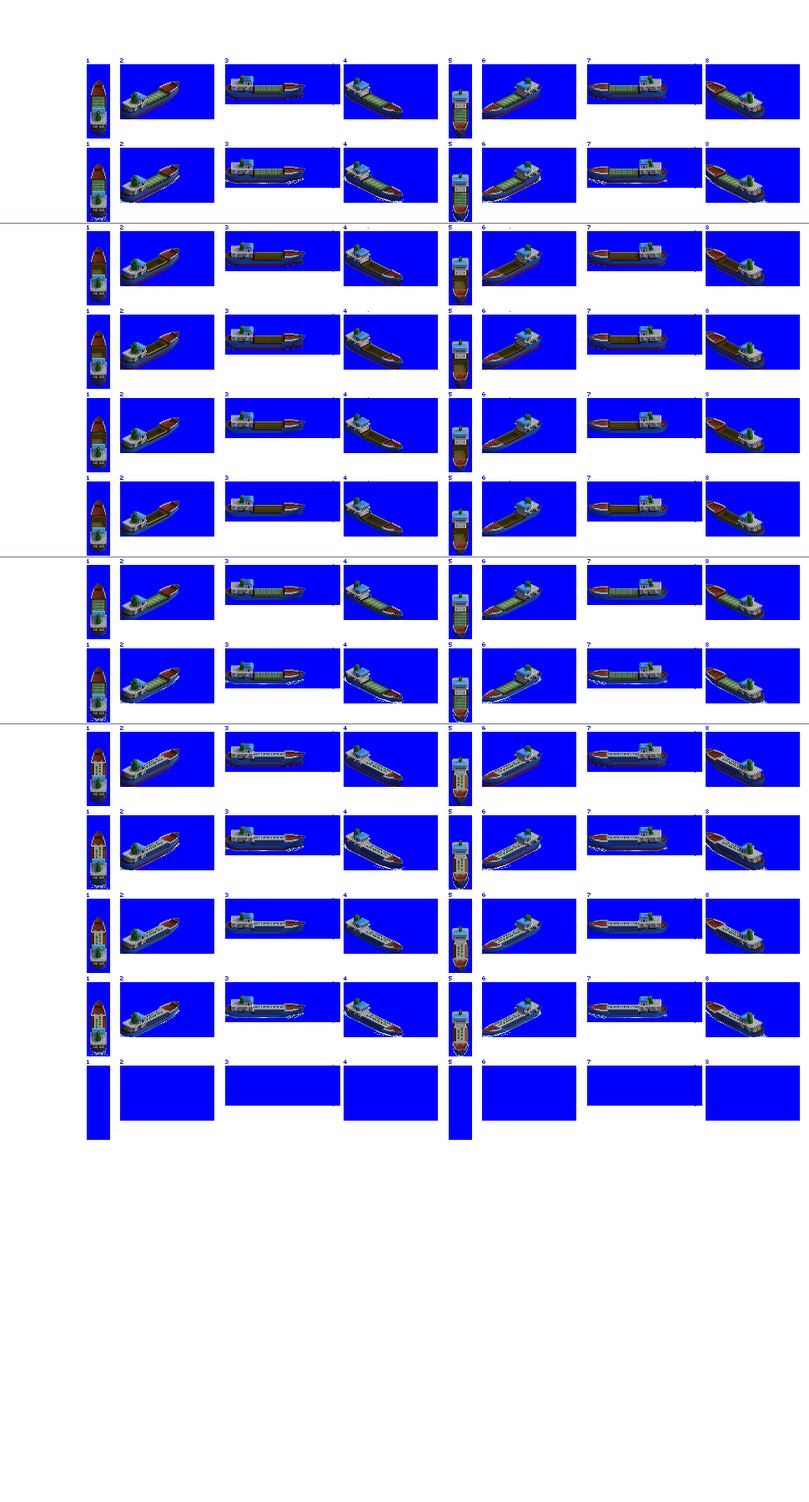
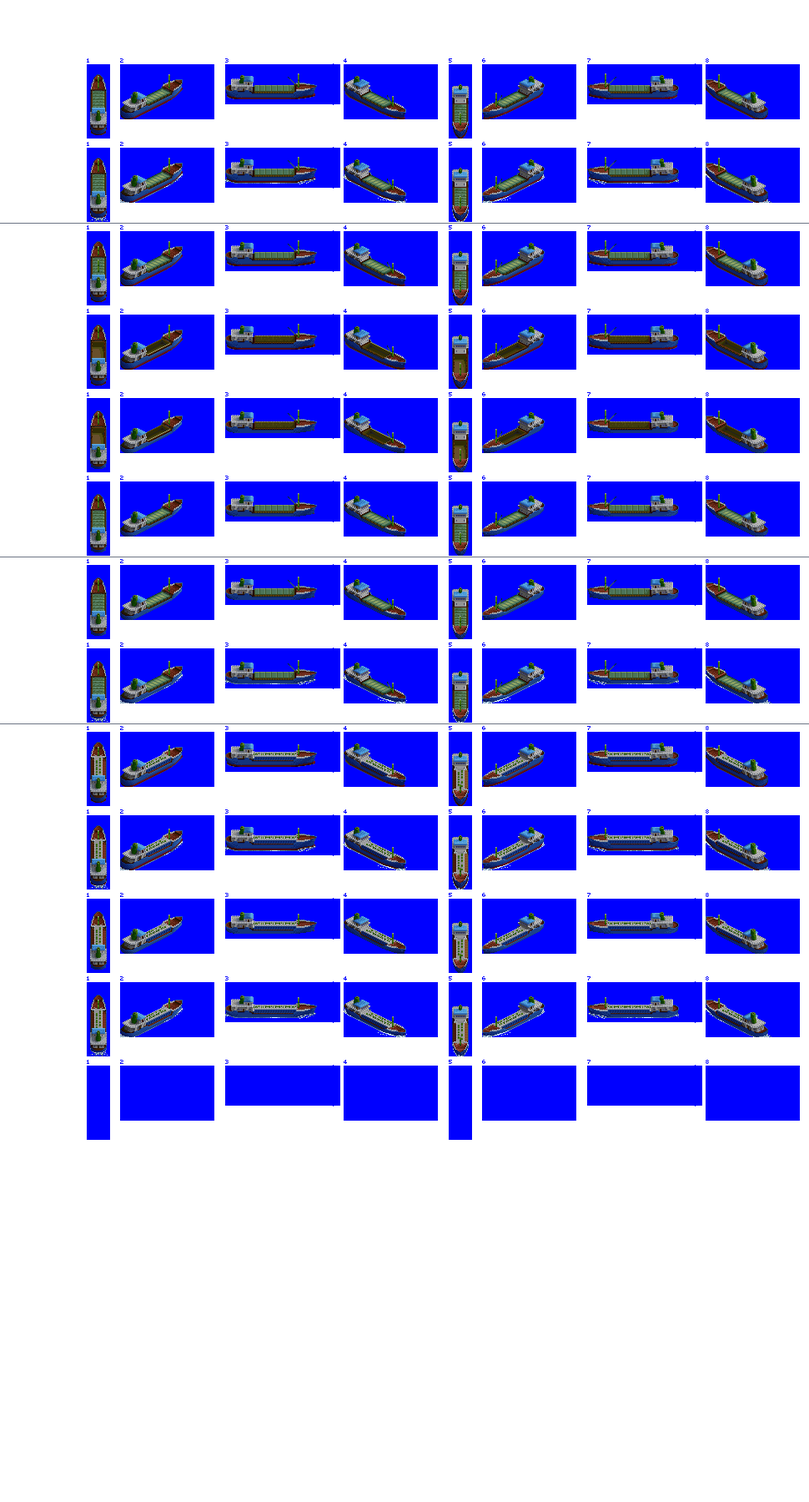
Layers edited between the first and the second 809x1502 image:
painted on "prop / bow wash" over [151, 173, 772, 1038]
added layer "cranes" above "tanker" over [97, 73, 726, 1046]
painted on "tanker" over [90, 750, 744, 1033]
painted on "Hatch Covers" over [91, 85, 743, 705]
painted on "HoldOverlay" over [91, 227, 743, 542]
painted on "Small Coaster" over [90, 74, 769, 1038]
